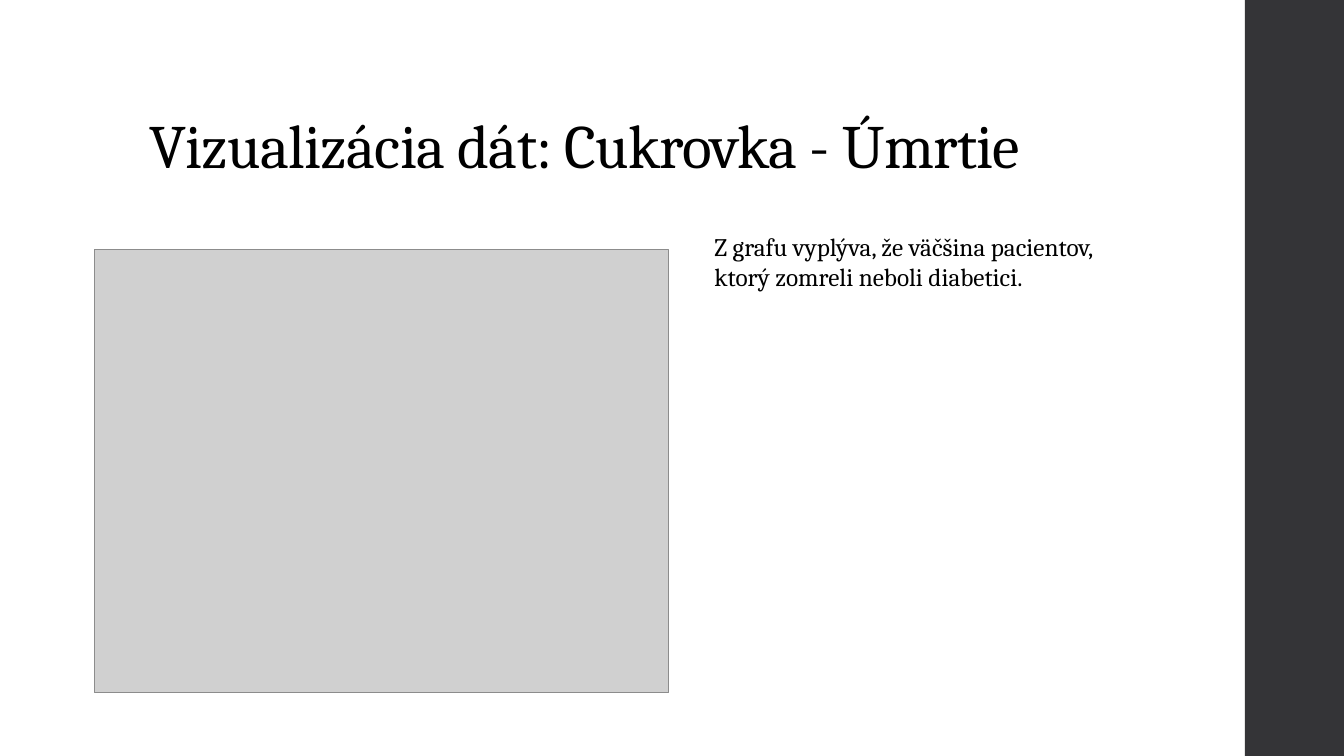
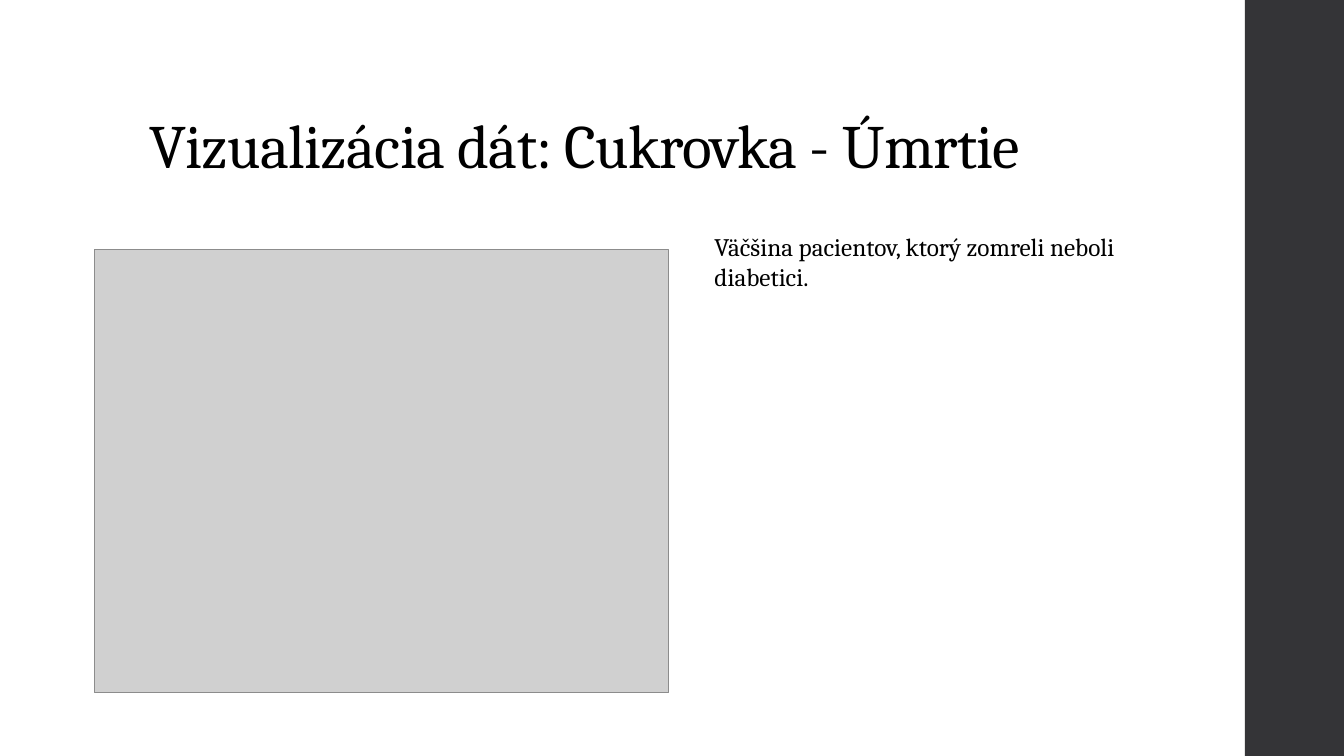
Before and after one commit to mvanko/Vanko_Martin_NS2021, a slide deck: slide 11 of Vanko Martin Predikcia zlyhania srdca.pptx (slide 12 before the commit). Drawn at 1344x756 pixels with LibreOffice and Linux fonts; fonts in the diff are those of the drawing; grey boxes stand for pictures. Boxes give left, top, right and bottom in pixels: in the first picture for what was removed or moved away, otherwise in the second. Text is boxed around its words. In the diff, an @@ line names an element or a change of style, - is before the commit and + after.

```diff
--- a/Vanko Martin Predikcia zlyhania srdca.pptx
+++ b/Vanko Martin Predikcia zlyhania srdca.pptx
@@ text at <box>714,238,1114,287</box>: text changed @@
-Z grafu vyplýva, že väčšina pacientov, ktorý zomreli neboli diabetici.
+Väčšina pacientov, ktorý zomreli neboli diabetici.
```
Also in this commit, not shown: 11 other slides changed, 10 slides added, 12 slides removed, 1 other file.
